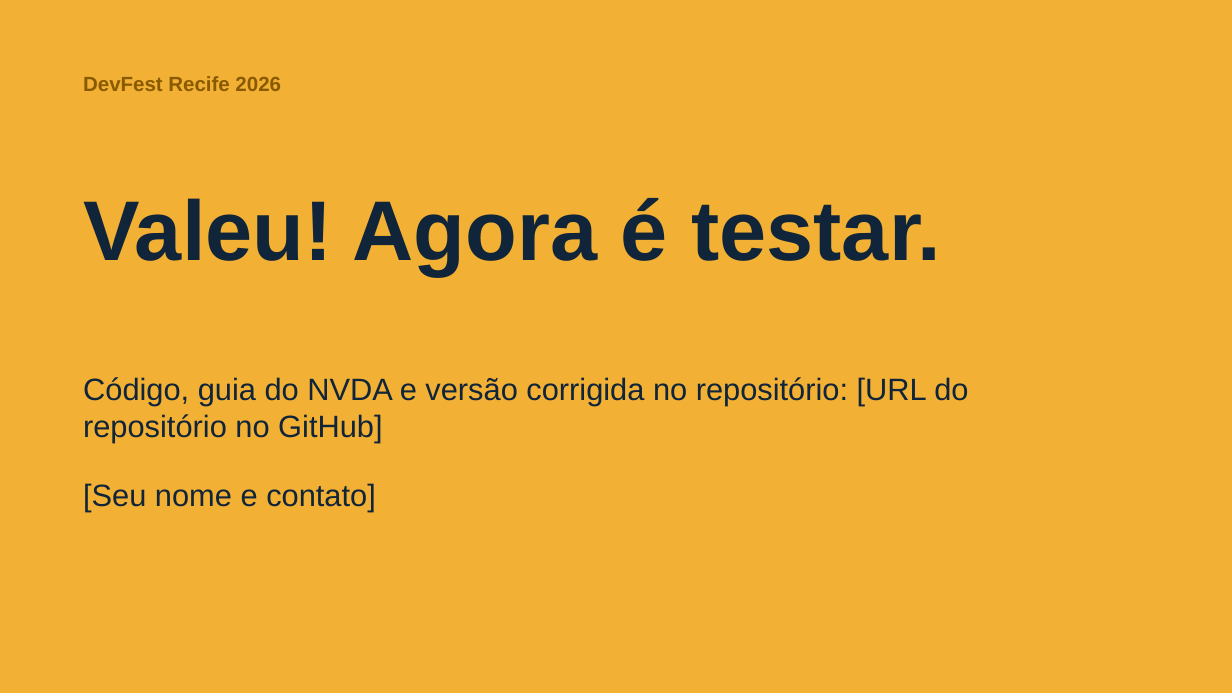
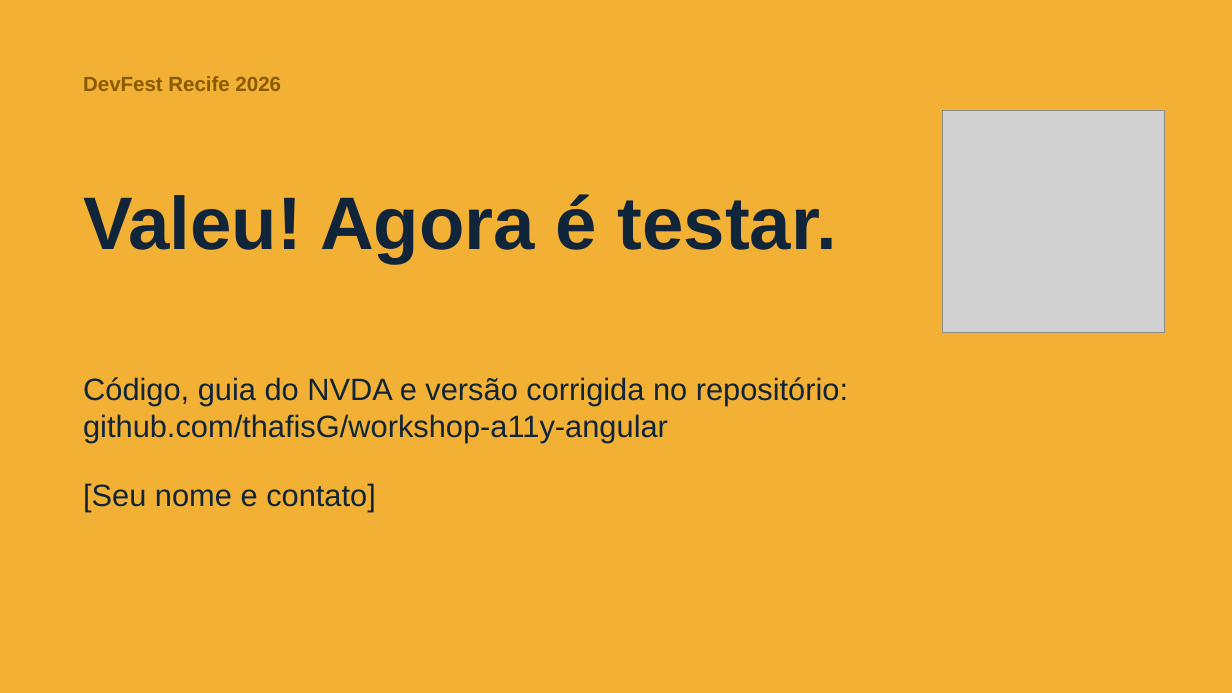
Before and after one commit to thafisG/workshop-a11y-angular, a slide deck: slide 11 of slides/workshop-a11y-angular-slides.pptx (slide 10 before the commit). Drawn at 1232x693 pixels with LibreOffice and Linux fonts; fonts in the diff are those of the drawing; grey boxes stand for pictures. Boxes give left, top, right and bottom in pixels: in the first picture for what was removed or moved away, otherwise in the second. Text is boxed around its words. In the diff, an @@ line names an element or a change of style, - is before the commit and + after.

```diff
--- a/slides/workshop-a11y-angular-slides.pptx
+++ b/slides/workshop-a11y-angular-slides.pptx
@@ picture added at box(943, 111, 1165, 333) @@
@@ text "Valeu! Agora é testar." at box(83, 194, 837, 264): size 66 to 58 pt @@
@@ text at box(83, 377, 848, 442): text changed @@
-Código, guia do NVDA e versão corrigida no repositório: [URL do repositório no GitHub]
+Código, guia do NVDA e versão corrigida no repositório: github.com/thafisG/workshop-a11y-angular
```
Also in this commit, not shown: 2 slides added, 1 slide removed, 1 other file.
